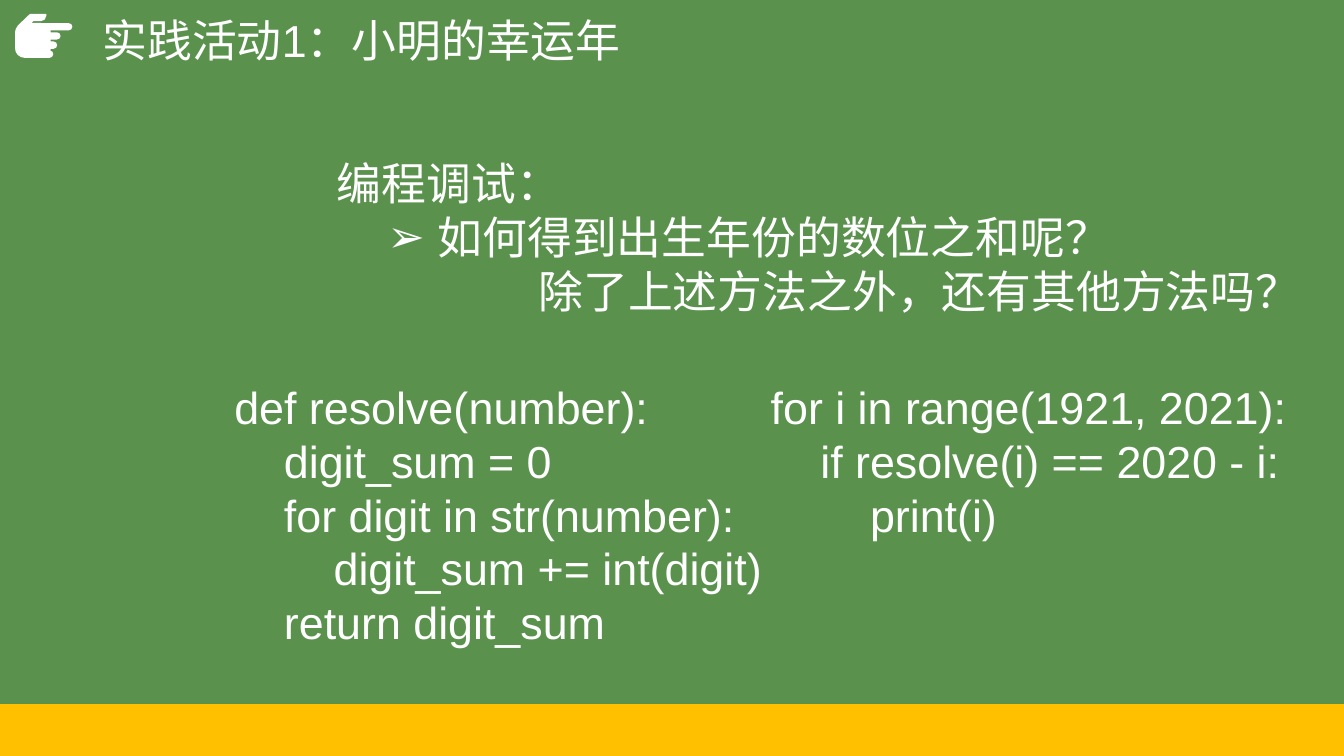
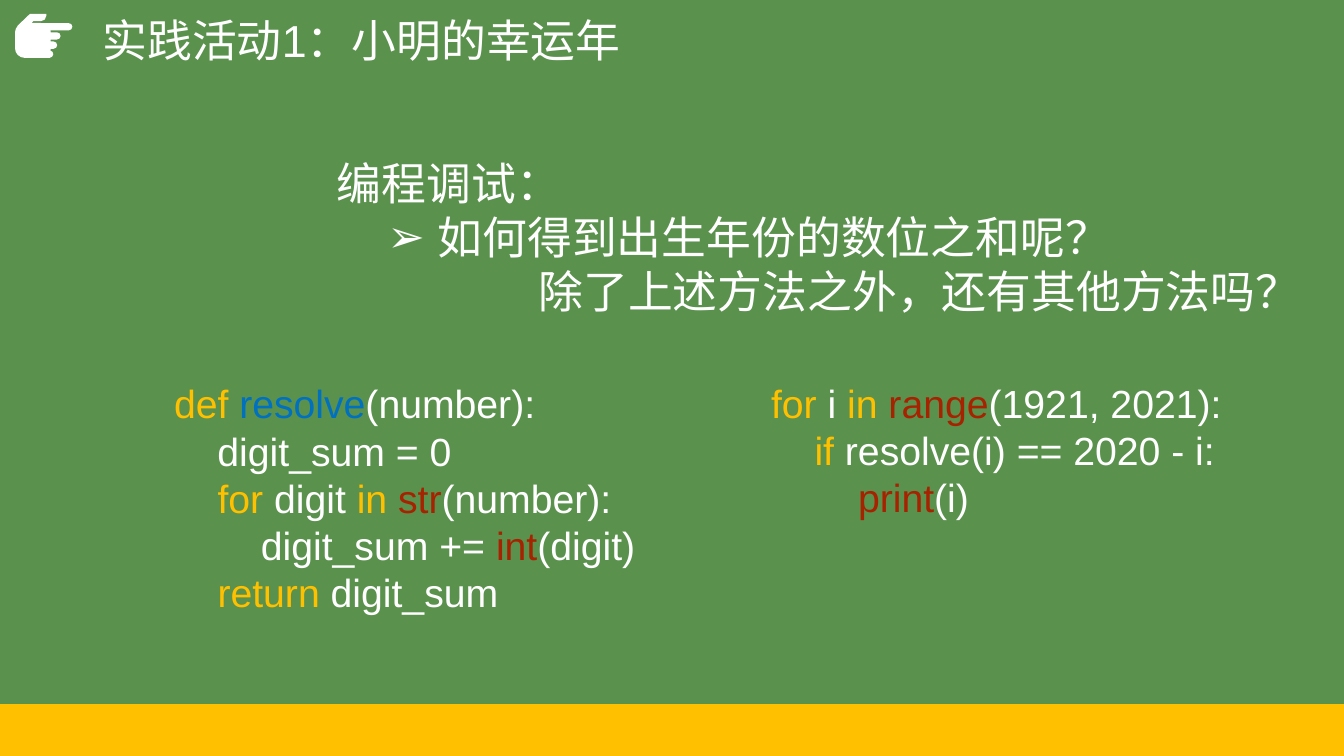
Before and after one commit to hongm32/2020design, a slide deck: slide 19 of 【第09课】4.1算法及其特征/【第09课】4.1算法及其特征.pptx. Drawn at 1344x756 pixels with LibreOffice and Linux fonts; fonts in the diff are those of the drawing. Boxes give left, top, right and bottom in pixels: in the first picture for what was removed or moved away, otherwise in the second. Text is boxed around its words. In the diff, an @@ line names an element or a change of style, - is before the commit and + after.

```diff
--- a/【第09课】4.1算法及其特征/【第09课】4.1算法及其特征.pptx
+++ b/【第09课】4.1算法及其特征/【第09课】4.1算法及其特征.pptx
@@ text "def resolve(number):": place and size @@
-text "def resolve(number):" at (234, 391, 761, 648)
+text "def resolve(number):" at (174, 389, 635, 615)
@@ text "def resolve(number):" at (174, 389, 635, 615): size 32 to 28 pt; text colour #FFFFFF to #FFC000 in "def", "for in", "return"; text colour #FFFFFF to #0070C0 in "resolve(number):"; text colour #FFFFFF to #A82200 in "str(number):", "int(digit)" @@
@@ text "for i in range(1921, 2021):" at (771, 389, 1221, 520): size 32 to 28 pt; text colour #FFFFFF to #FFC000 in "for in", "if"; text colour #FFFFFF to #A82200 in "range(1921,", "print(i)" @@
```
Also in this commit, not shown: 8 other slides changed, 5 other files.
